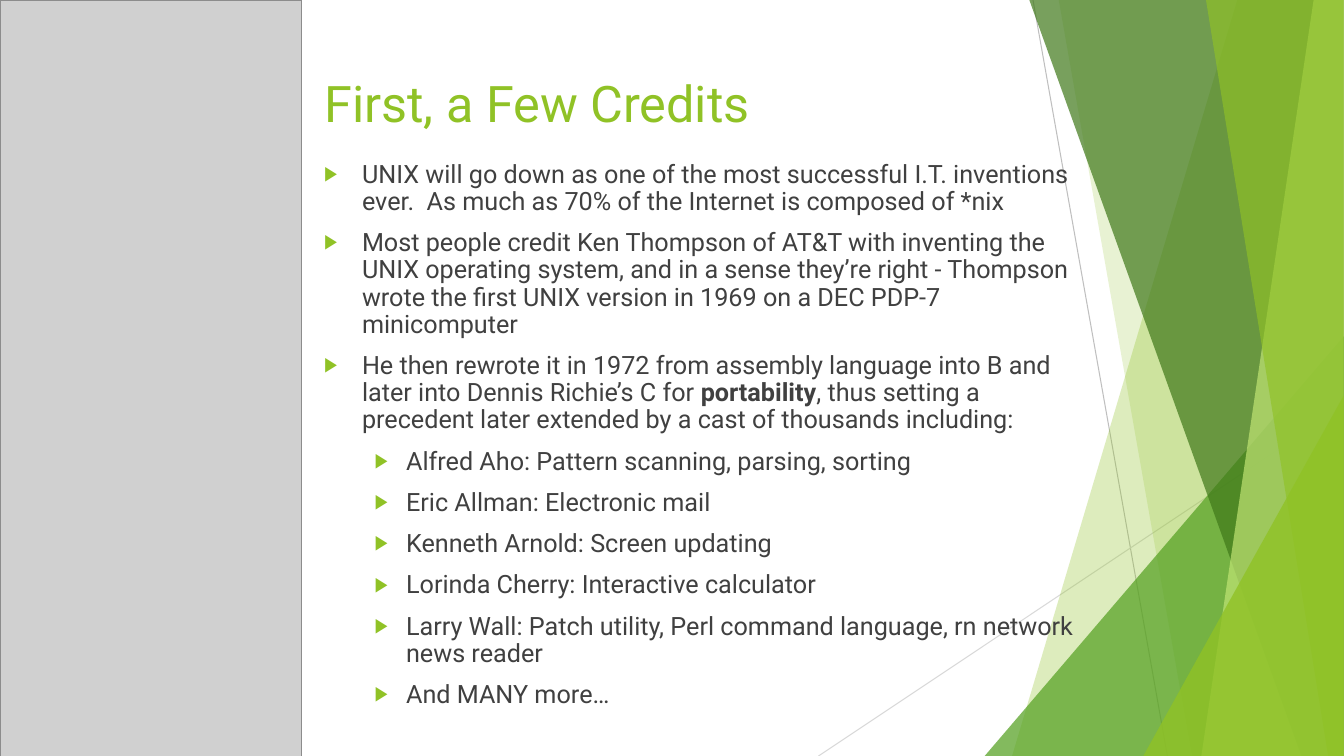
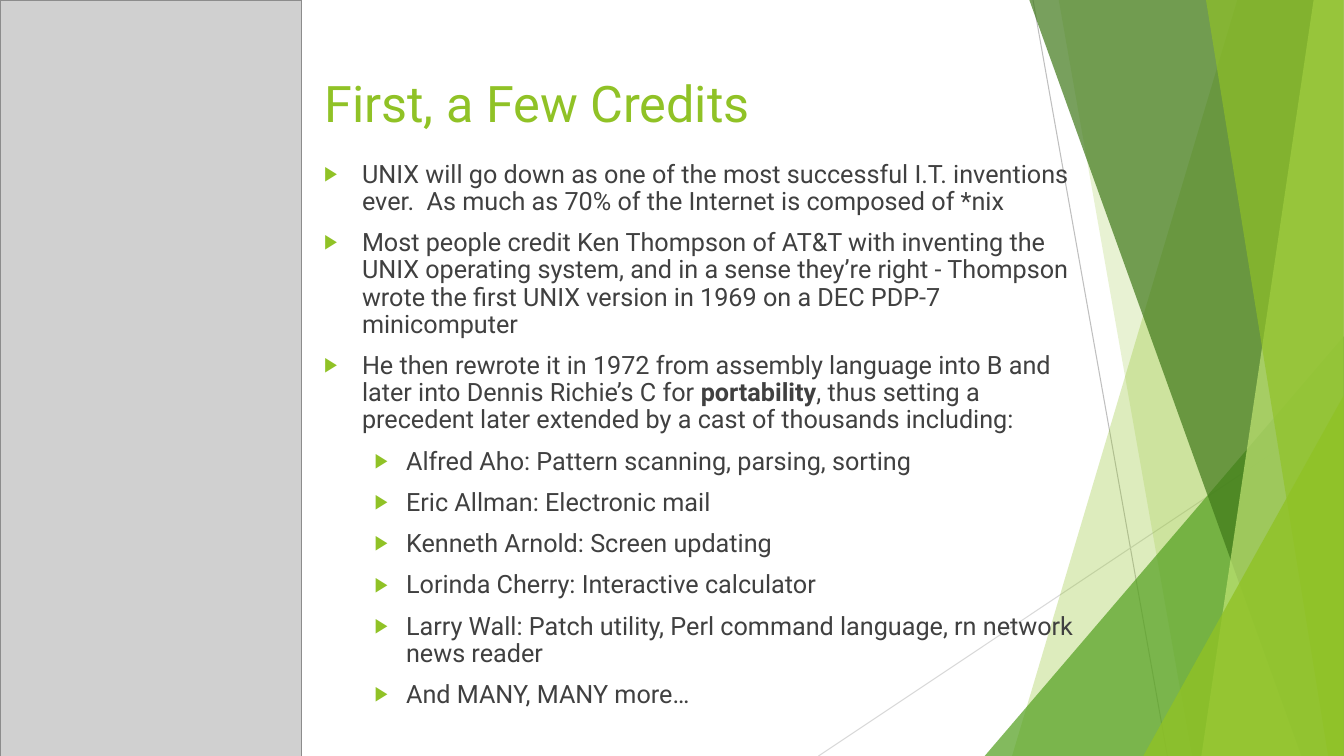
Before and after one commit to rudderfeet/the-unix-philosophy, a slide deck: slide 5 of The Unix Philosophy.pptx. Drawn at 1344x756 pixels with LibreOffice and Linux fonts; fonts in the diff are those of the drawing; grey boxes stand for pictures. Boxes give left, top, right and bottom in pixels: in the first picture for what was removed or moved away, otherwise in the second. Text is boxed around its words. In the diff, an @@ line names an element or a change of style, - is before the commit and + after.

```diff
--- a/The Unix Philosophy.pptx
+++ b/The Unix Philosophy.pptx
@@ text at box(406, 684, 689, 707): text changed @@
-  ▶ And MANY more…
+  ▶ And MANY, MANY more…
```
Also in this commit, not shown: 10 other slides changed.
